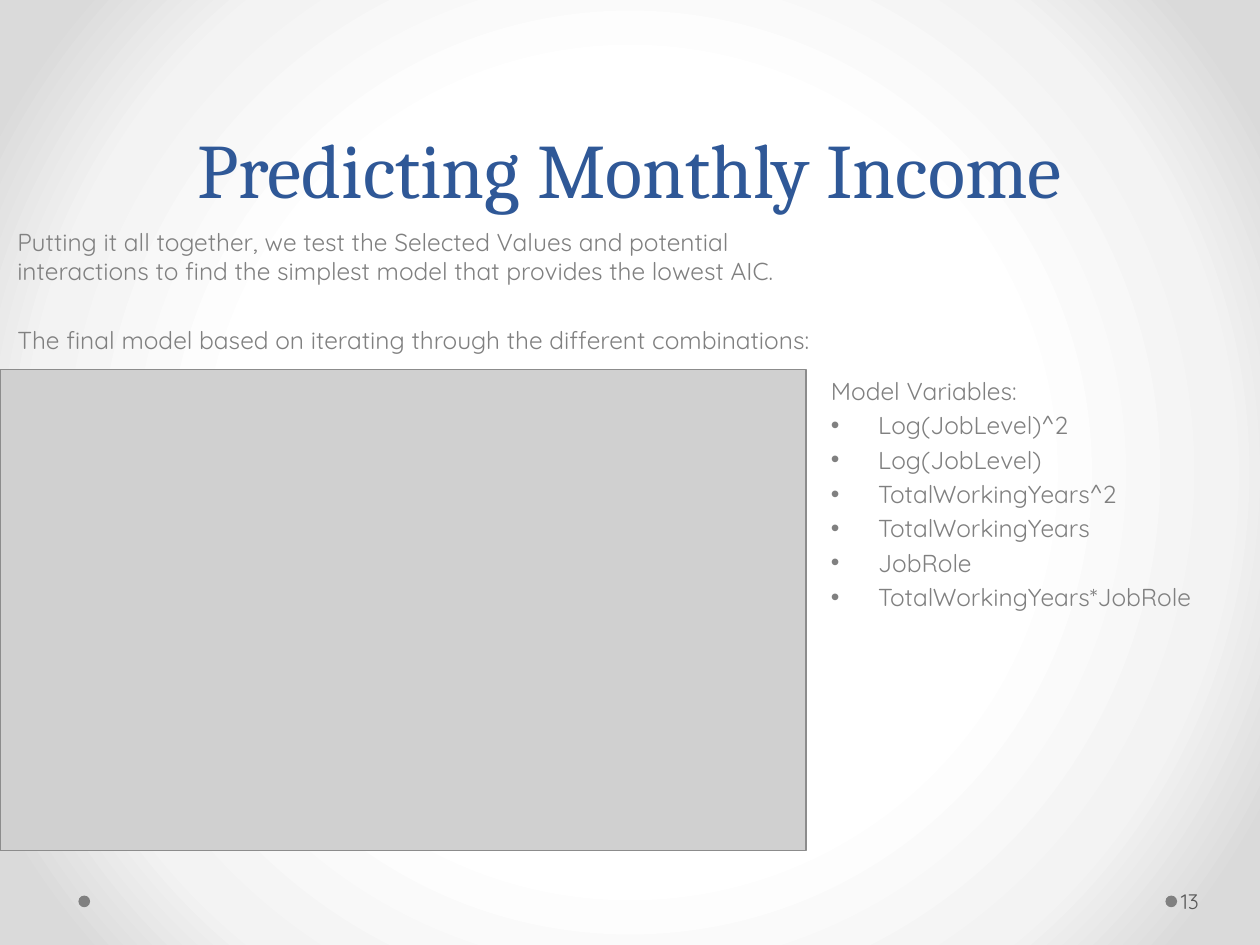
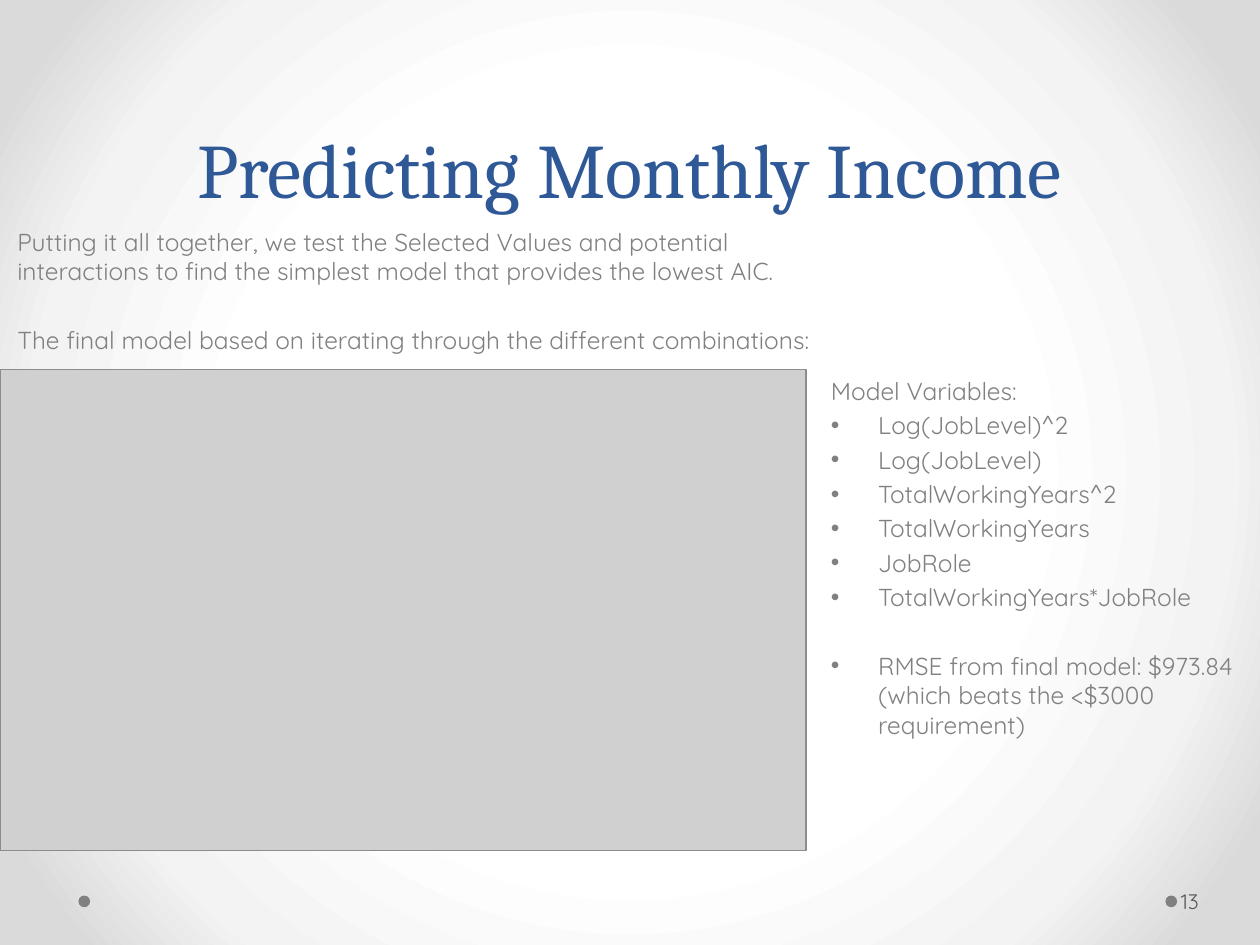
Before and after one commit to C-Stewart-GH/Attrition_and_Income_Prediction_Case_Study, a slide deck: slide 13 of PPT_Presentation/Final_CS2_Presentation.pptx. Drawn at 1260x945 pixels with LibreOffice and Linux fonts; fonts in the diff are those of the drawing; grey boxes stand for pictures. Boxes give left, top, right and bottom in pixels: in the first picture for what was removed or moved away, otherwise in the second. Text is boxed around its words. In the diff, an @@ line names an element or a change of style, - is before the commit and + after.

```diff
--- a/PPT_Presentation/Final_CS2_Presentation.pptx
+++ b/PPT_Presentation/Final_CS2_Presentation.pptx
@@ text at (878, 655, 1233, 739): paragraph added @@
+• RMSE from final model: $973.84 (which beats the <$3000 requirement)
```
Also in this commit, not shown: 5 other slides changed, 1 slide removed, 2 other files.
